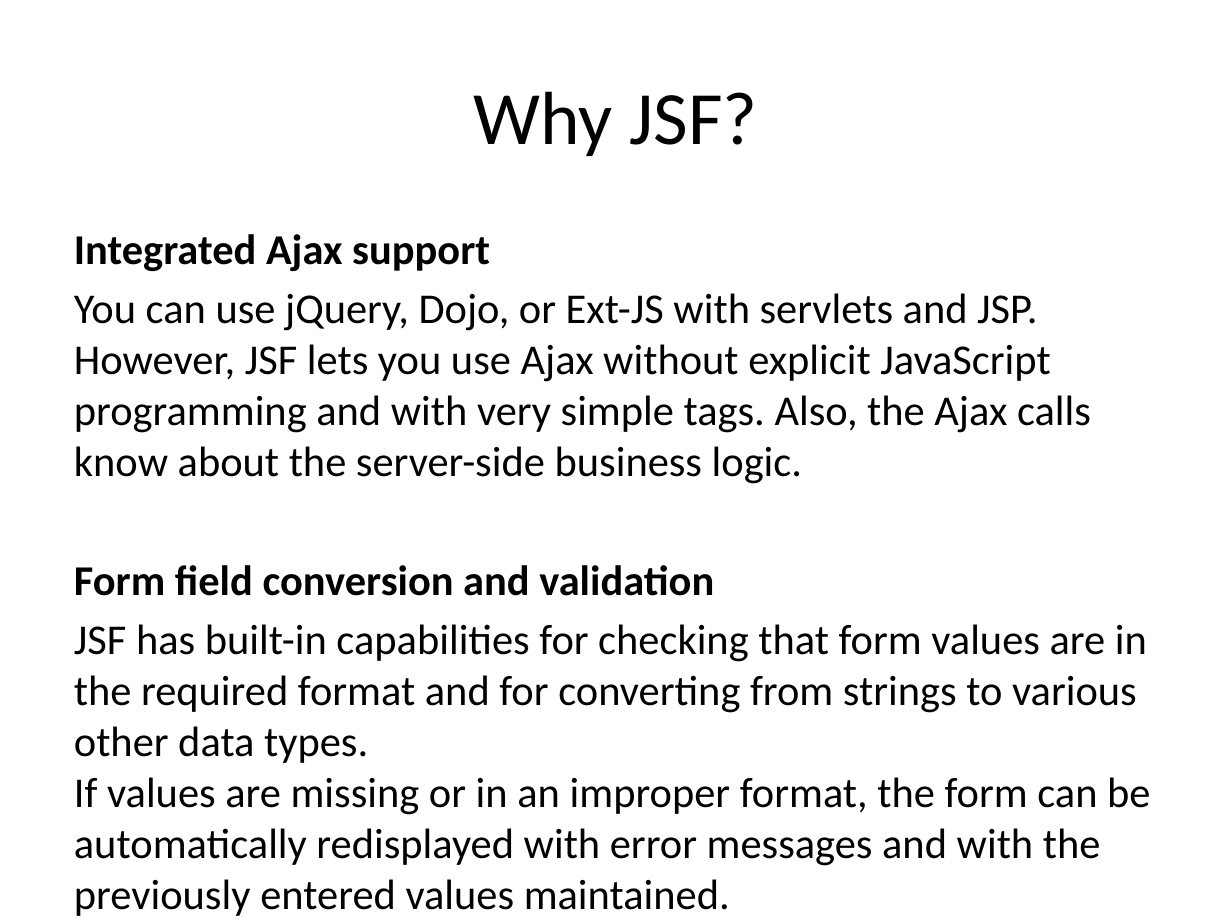
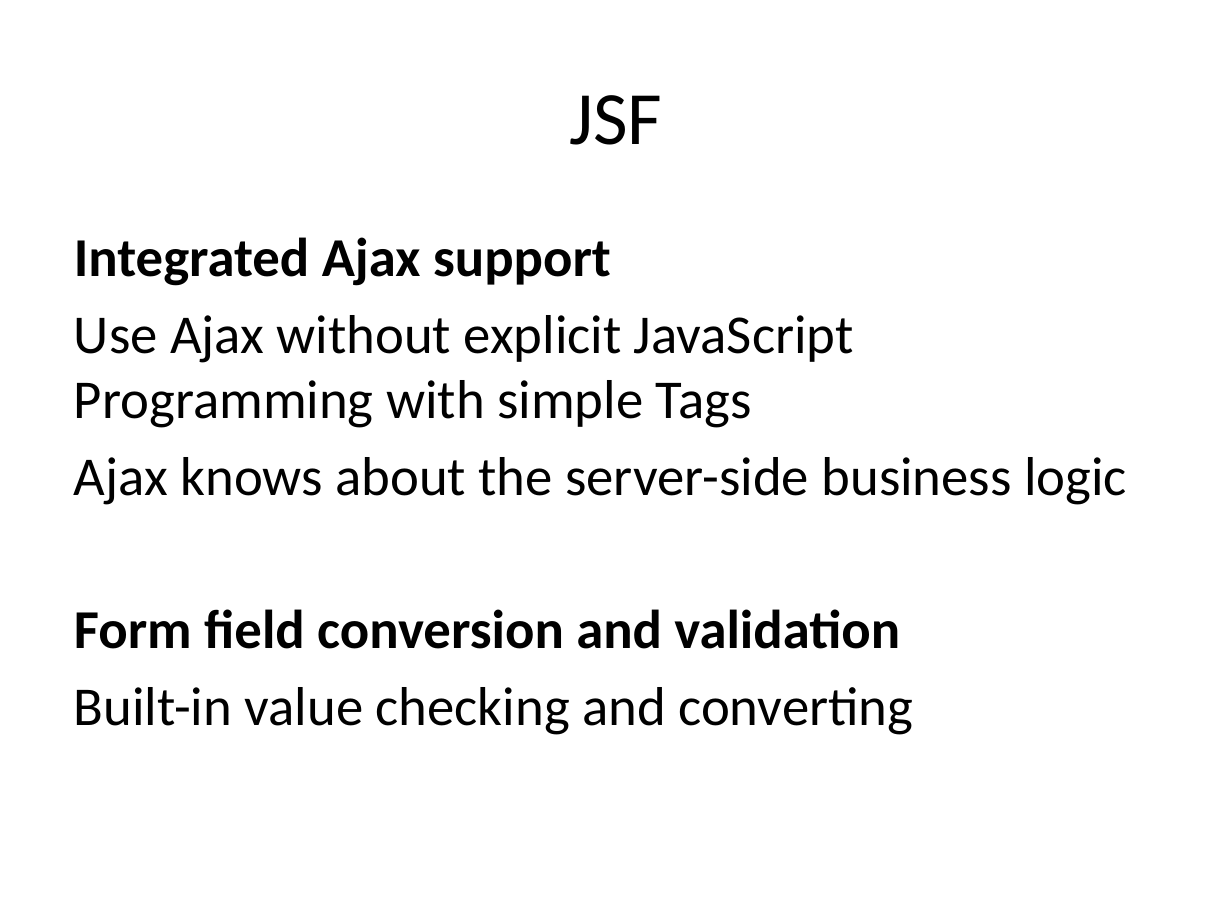
Before and after one commit to markusmo/HotelSoftware, a slide deck: slide 32 of Documentation/Praesentation/PresentationRoomanizer.pptx (slide 28 before the commit). Drawn at 1232x924 pixels with LibreOffice and Linux fonts; fonts in the diff are those of the drawing. Boxes give left, top, right and bottom in pixels: in the first picture for what was removed or moved away, otherwise in the second. Text is boxed around its words. In the diff, an @@ line names an element or a change of style, - is before the commit and + after.

```diff
--- a/Documentation/Praesentation/PresentationRoomanizer.pptx
+++ b/Documentation/Praesentation/PresentationRoomanizer.pptx
@@ title at bbox=[569, 95, 662, 145]: text changed @@
-Why JSF?
+JSF
@@ text at bbox=[74, 237, 900, 649]: size 24.8 to 32 pt in "Integrated Ajax support", "Form field conversion and validation"; more space between paragraphs @@
@@ text at bbox=[74, 315, 1127, 505]: text changed; size 24.8 to 32 pt @@
-You can use jQuery, Dojo, or Ext-JS with servlets and JSP. However, JSF lets you use Ajax without explicit JavaScript programming and with very simple tags. Also, the Ajax calls know about the server-side business logic.
+Use Ajax without explicit JavaScript Programming with simple Tags
+Ajax knows about the server-side business logic
@@ text at bbox=[74, 687, 913, 735]: text changed; size 24.8 to 32 pt @@
-JSF has built-in capabilities for checking that form values are in the required format and for converting from strings to various other data types.
-If values are missing or in an improper format, the form can be automatically redisplayed with error messages and with the previously entered values maintained.
+Built-in value checking and converting
```
Also in this commit, not shown: 8 other slides changed, 7 slides added, 3 slides removed, 15 other files.
